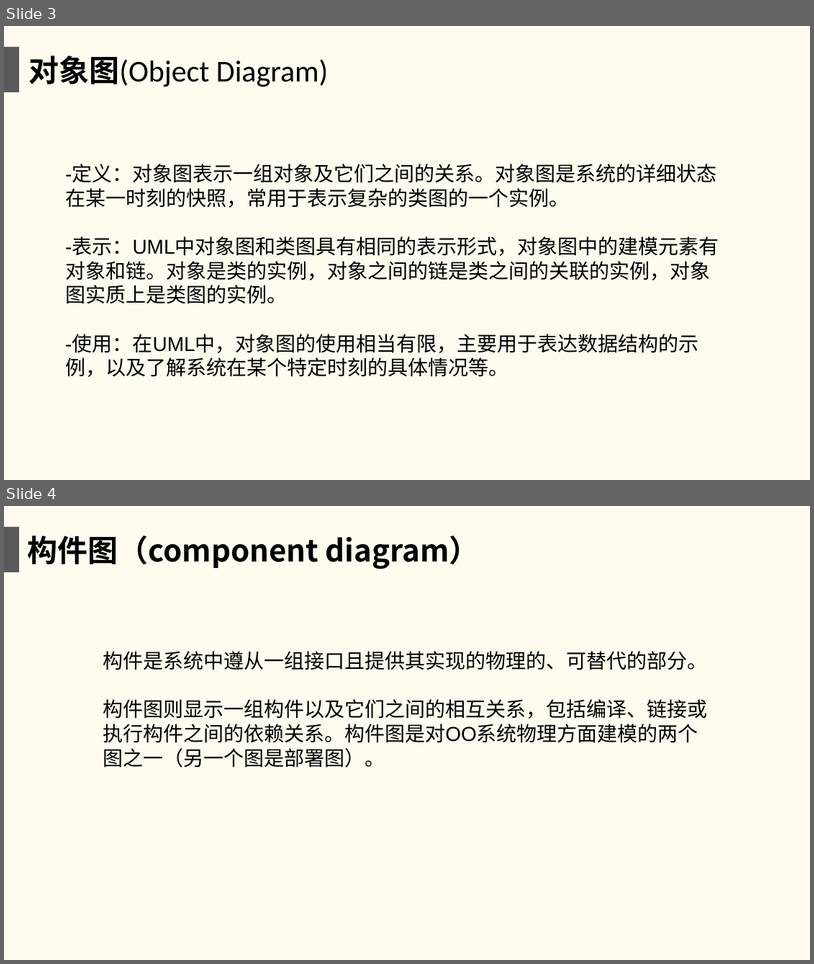
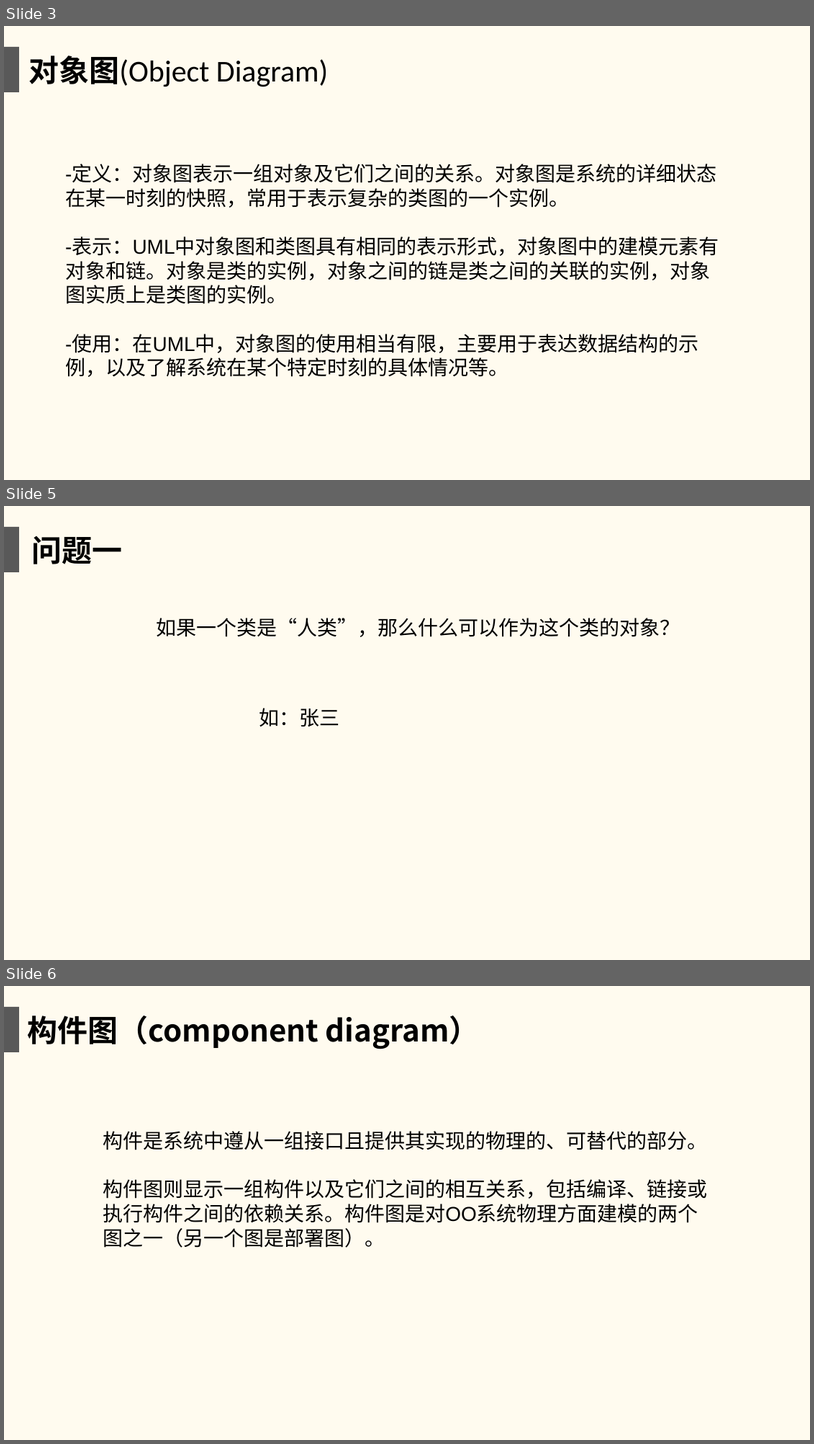
Before and after one commit to twn422/PRD2017, a slide deck: PRD-2017-G24/STW/非受控文件/翻转课堂作业/UML基础3/UML基础3.ppt. Shown one above the other, each under a label of ours: slides 3 and 4 before the commit, slides 3, 5 and 6 after it; the slides between them are not shown. The pictures are 814x964 and 814x1444 pixels, drawn with LibreOffice and Linux fonts; fonts in the diff are those of the drawing. Boxes give left, top, right and bottom in pixels: in the first picture for what was removed or moved away, otherwise in the second. Text is boxed around its words. In the diff, an @@ line names an element or a change of style, - is before the commit and + after.

```diff
--- a/PRD-2017-G24/STW/非受控文件/翻转课堂作业/UML基础3/UML基础3.ppt
+++ b/PRD-2017-G24/STW/非受控文件/翻转课堂作业/UML基础3/UML基础3.ppt
@@ slide 5 added at bbox=[4, 506, 810, 960], background #FFFBEF @@
@@ rectangle added at bbox=[4, 527, 19, 572], fill #595959 @@
@@ text added at bbox=[31, 536, 122, 564], 36 pt, text #000000, bold @@
+问题一
@@ text added at bbox=[157, 618, 681, 637], 24 pt, text #000000 @@
+如果一个类是“人类”，那么什么可以作为这个类的对象？
@@ text added at bbox=[259, 708, 340, 726], 24 pt, text #000000 @@
+如：张三
@@ what was slide 4 is now slide 6 @@
```
Also in this commit, not shown: 2 slides changed, 3 other slides added.
